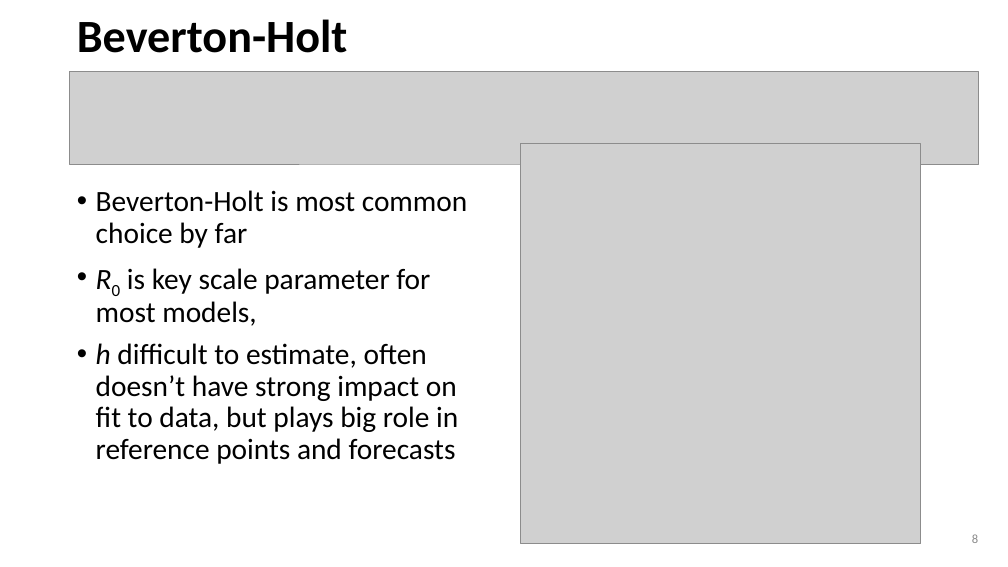
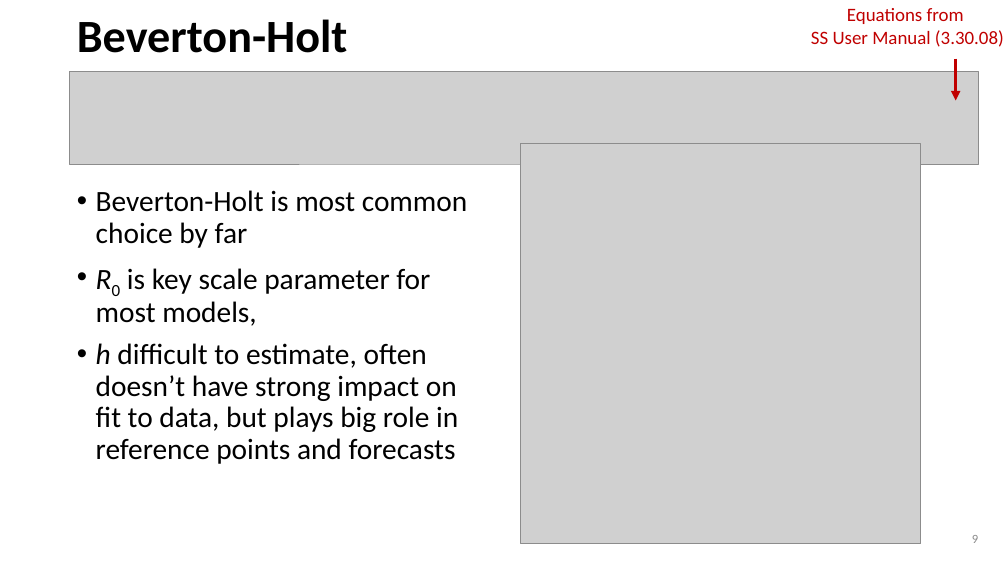
Before and after one commit to iantaylor-NOAA/SSrecruitment, a slide deck: slide 9 of Modeling Recruitment in Stock Synthesis.pptx (slide 8 before the commit). Drawn at 1008x567 pixels with LibreOffice and Linux fonts; fonts in the diff are those of the drawing; grey boxes stand for pictures. Boxes give left, top, right and bottom in pixels: in the first picture for what was removed or moved away, otherwise in the second. Text is boxed around its words. In the diff, an @@ line names an element or a change of style, - is before the commit and + after.

```diff
--- a/Modeling Recruitment in Stock Synthesis.pptx
+++ b/Modeling Recruitment in Stock Synthesis.pptx
@@ text added at box(811, 8, 1004, 47), 18 pt, text #C00000 @@
+Equations from
+SS User Manual (3.30.08)
@@ arrow added from (956, 59) to (956, 101), #C00000 3 pt @@
```
Also in this commit, not shown: 8 other slides changed, 11 slides added, 1 slide removed, 1 other file.
